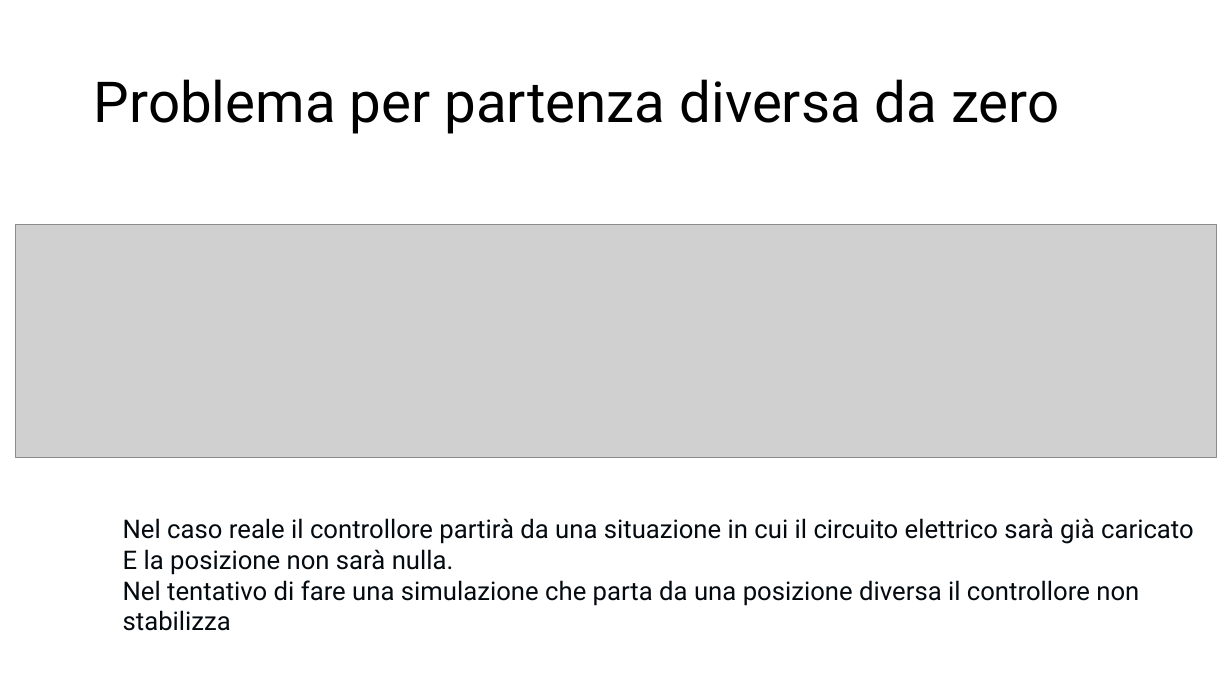
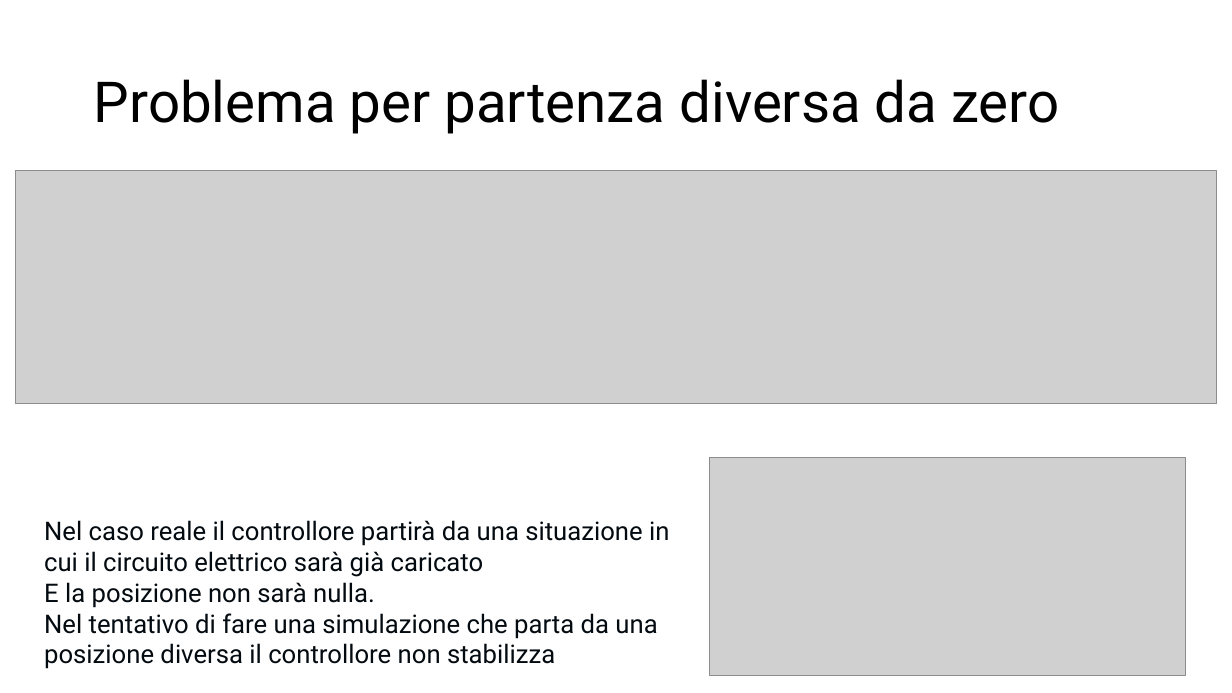
Before and after one commit to RiccardoOrlandi/Automation-Lab, a slide deck: slide 20 of Poli per caso/midterm presentazione/Controllo in cascata chiaro.pptx (slide 19 before the commit). Drawn at 1232x693 pixels with LibreOffice and Linux fonts; fonts in the diff are those of the drawing; grey boxes stand for pictures. Boxes give left, top, right and bottom in pixels: in the first picture for what was removed or moved away, otherwise in the second. Text is boxed around its words. In the diff, an @@ line names an element or a change of style, - is before the commit and + after.

Commit message:
presentazione

```diff
--- a/Poli per caso/midterm presentazione/Controllo in cascata chiaro.pptx
+++ b/Poli per caso/midterm presentazione/Controllo in cascata chiaro.pptx
@@ picture: place and size @@
-picture at bbox=[15, 225, 1216, 457]
+picture at bbox=[15, 171, 1216, 404]
@@ picture added at bbox=[710, 457, 1186, 676] @@
@@ text "Nel caso reale il controllore ..." rewrapped from bbox=[123, 518, 1194, 606] to bbox=[44, 520, 669, 669] @@
```
Also in this commit, not shown: 1 other slide changed, 2 slides added, 6 other files.
